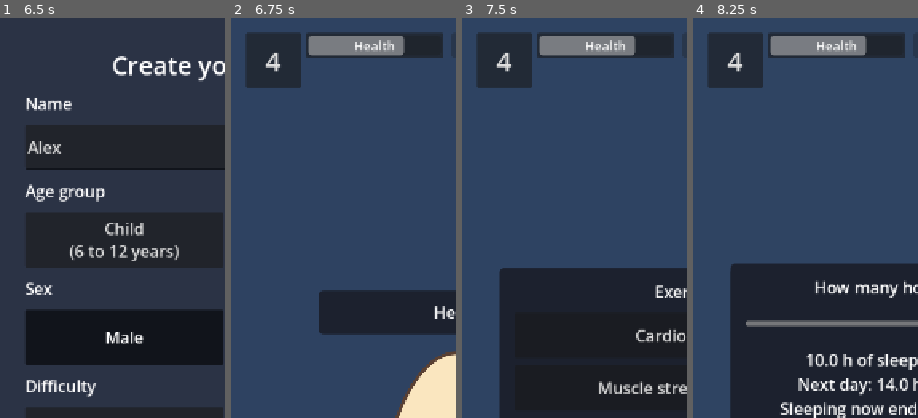
Above: before the commit, frames 1-4 (left to right).
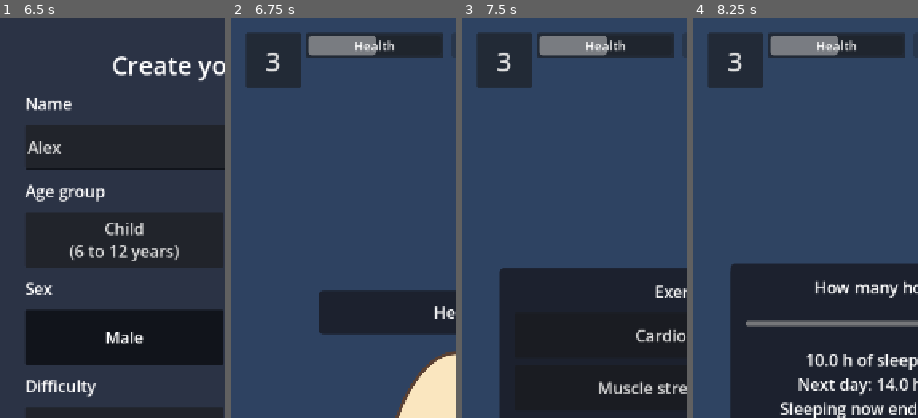
Above: after the commit, the same moments.

Repository: RomesQuiet/bio-streams-CMP
Game: Godot game, scene res://scenes/main.tscn
Two runs of this game, one before a commit and one after it. Both use one fixed random seed, a clock stepped at 60 frames per second and the inputs below.
Inputs (mouse positions are % of the whole screen's width and height, from its top left):
- Up to frame 1 (6.5 s): click (50, 16) at 0.52 s; type "Alex" at 0.6 s; click "Easy" at 1.25 s; click "Easy" at 2 s; click "Normal" at 2.75 s; click "Normal" at 3.5 s; click "Child (6 to 12 years)" at 4.25 s; click "Teenager (13 to 18 years)" at 5 s; click "Male" at 5.75 s
- Up to frame 2 (6.75 s): click "Start" at 6.5 s
- Up to frame 3 (7.5 s): click "Exercise" at 7.25 s
- Up to frame 4 (8.25 s): click "Sleep" at 8 s
The pictures show only the part of the screen within x 0-50%, y 0-50%; the shares and areas given below are measured in that part.

Frame 1 is identical in both runs. In frame 2, 0.8% of the frame differs, in the area x 15-78%, y 4-14%; in frame 3, 0.8%; in frame 4, 0.8%.

Commit message:
Milestone 3, Task 2: starting values per difficulty

Diff:
--- a/data/config.json
+++ b/data/config.json
@@ -30,12 +30,9 @@
 	},
 
 	"measures": {
+		"_comment": "The starting physical, mental and sleep measures and muscle come from the chosen difficulty (section difficulties).",
 		"health_min": 1,
 		"health_max": 5,
-		"physical_start": 0.5,
-		"mental_start": 0.5,
-		"sleep_start": 1.0,
-		"muscle_start": { "value": 0.5, "placeholder": true, "comment": "Muscle strength, 0 to 1." },
 		"calories_spent_start": { "value": 0, "placeholder": true, "comment": "Total kcal spent by exercise so far. Whether it resets each day is not decided." },
 		"hunger_start": { "value": 0.0, "placeholder": true, "comment": "0 = full, 1 = starving." }
 	},
@@ -47,11 +44,48 @@
 		"measure_loss_per_avatar_hour_awake": { "value": 0.05, "placeholder": true, "comment": "Sleep measure lost per avatar hour awake (a 14 h day loses 0.7)." }
 	},
 
-	"health_weights": {
-		"_comment": "Placeholder health formula: weighted average of the three measures (0 to 1), mapped to health_min..health_max. Health always equals this formula, so it rises and falls with the measures. Sleep has the largest weight because it affects the other measures the most.",
-		"physical": { "value": 1.0, "placeholder": true },
-		"mental": { "value": 1.0, "placeholder": true },
-		"sleep": { "value": 1.5, "placeholder": true }
+	"health_formula": {
+		"_comment": "Weighted power mean (CLAUDE.md, Health calculation): C = (w_P*P^p + w_M*M^p + w_S*S^p)^(1/p), with the weights divided by their sum. Health = health_min + (health_max - health_min) * C. p = 1 is the ordinary average; p near 0 is the geometric mean (the weakest measure pulls everything down). For now health always equals this formula; Milestone 3 Task 5 makes it move toward it once per avatar day.",
+		"p": { "value": 0.5, "placeholder": true },
+		"weight_physical": { "value": 1.0, "placeholder": true, "comment": "Equal weights = 1/3 each." },
+		"weight_mental": { "value": 1.0, "placeholder": true },
+		"weight_sleep": { "value": 1.0, "placeholder": true }
+	},
+
+	"physical_measure": {
+		"_comment": "Physical measure (built in Milestone 3 Task 5) = mix of fitness, muscle and a weight score. The weight score is 1 while the WHO BMI-for-age z-score is between -full_within_z and +full_within_z, and falls to 0 at +-zero_at_z along the curve t^curve_power, where t goes in a straight line from 1 (at full_within_z) to 0 (at zero_at_z). curve_power 1 is a straight line; 2 makes the score fall faster just above the healthy range (at z = +2, obesity, the score is 0.25 instead of 0.5) and keeps the starting fitness in order from Easy to Very hard. Used now to choose the starting body states of each difficulty.",
+		"weight_fitness": { "value": 1.0, "placeholder": true, "comment": "Equal thirds." },
+		"weight_muscle": { "value": 1.0, "placeholder": true },
+		"weight_weight_score": { "value": 1.0, "placeholder": true },
+		"weight_score_full_within_z": { "value": 1.0, "placeholder": true },
+		"weight_score_zero_at_z": { "value": 3.0, "placeholder": true },
+		"weight_score_curve_power": { "value": 2.0, "placeholder": true, "comment": "1 = straight line. Curve shapes are not decided yet." }
+	},
+
+	"recommended_sleep": {
+		"_comment": "Recommended sleep per 24 h for each age group (CLAUDE.md).",
+		"child": { "min_hours": 9, "max_hours": 12, "placeholder": true, "comment": "6 to 12 years, reference age 10." },
+		"teenager": { "min_hours": 8, "max_hours": 10, "placeholder": true, "comment": "13 to 18 years, reference age 14." }
+	},
+
+	"difficulties": {
+		"_comment": "Starting values per difficulty (all placeholders). physical, mental and sleep are the starting measures; starting health is calculated from them with health_formula, never typed in. weight_z is the WHO BMI-for-age z-score and stays fixed until food exists. habit_change_cost multiplies how much changing habits fast lowers mental health (1 = normal, lower = cheaper). The body states are chosen so that on day 1 they give the starting measures: (fitness + muscle + weight score) / 3 = physical, mood = mental, sleep_debt = 0. usual_habits are habit scores (0 to 1): sleep = starting sleep measure, activity = fitness, strength = muscle, screens = starting mental measure, so the body states do not drift on their own.",
+		"easy": { "physical": 0.75, "mental": 0.75, "sleep": 0.75, "weight_z": 0.0, "habit_change_cost": 1.0,
+			"fitness": 0.625, "muscle": 0.625, "mood": 0.75, "sleep_debt": 0.0,
+			"usual_habits": { "sleep": 0.75, "activity": 0.625, "strength": 0.625, "screens": 0.75 },
+			"placeholder": true, "comment": "Health about 4." },
+		"normal": { "physical": 0.5, "mental": 0.5, "sleep": 0.5, "weight_z": 1.0, "habit_change_cost": 1.0,
+			"fitness": 0.25, "muscle": 0.25, "mood": 0.5, "sleep_debt": 0.0,
+			"usual_habits": { "sleep": 0.5, "activity": 0.25, "strength": 0.25, "screens": 0.5 },
+			"placeholder": true, "comment": "Health 3." },
+		"hard": { "physical": 0.15, "mental": 0.3, "sleep": 0.3, "weight_z": 2.2, "habit_change_cost": 0.5,
+			"fitness": 0.145, "muscle": 0.145, "mood": 0.3, "sleep_debt": 0.0,
+			"usual_habits": { "sleep": 0.3, "activity": 0.145, "strength": 0.145, "screens": 0.3 },
+			"placeholder": true, "comment": "Health about 2. Habit changes are cheap." },
+		"very_hard": { "physical": 0.05, "mental": 0.05, "sleep": 0.1, "weight_z": 3.2, "habit_change_cost": 2.0,
+			"fitness": 0.075, "muscle": 0.075, "mood": 0.05, "sleep_debt": 0.0,
+			"usual_habits": { "sleep": 0.1, "activity": 0.075, "strength": 0.075, "screens": 0.05 },
+			"placeholder": true, "comment": "Health about 1.3, shown as level 1. Changing habits fast is expensive." }
 	},
 
 	"xp": {
@@ -75,7 +109,8 @@
 
 	"defaults": {
 		"language": { "value": "pt", "placeholder": true, "comment": "Starting language until settings exist. pt or en." },
-		"avatar_name": { "value": "", "placeholder": true, "comment": "Set on the avatar creation screen." }
+		"avatar_name": { "value": "", "placeholder": true, "comment": "Set on the avatar creation screen." },
+		"difficulty": { "value": "normal", "placeholder": true, "comment": "Starting values used before the player chooses a difficulty." }
 	},
 
 	"creation": {
--- a/scripts/autoload/game_state.gd
+++ b/scripts/autoload/game_state.gd
@@ -58,13 +58,11 @@
 		print_state()
 
 
-## Sets every value to its start value from Config (new avatar).
+## Sets every value to its start value from Config (new avatar). Until the player
+## chooses a difficulty, the default difficulty's starting values are used.
 func reset() -> void:
-	physical = Config.get_float("measures.physical_start")
-	mental = Config.get_float("measures.mental_start")
-	sleep = Config.get_float("measures.sleep_start")
+	_apply_difficulty_start(Config.get_string("defaults.difficulty"))
 	hunger = Config.get_float("measures.hunger_start")
-	muscle = Config.get_float("measures.muscle_start")
 	calories_spent = Config.get_float("measures.calories_spent_start")
 	tired = false
 	health = calculate_health()
@@ -120,6 +118,27 @@
 	changed.emit()
 
 
+## Called by the creation screen's Start button: stores the choices and sets the
+## starting values of the chosen difficulty. Starting health is calculated from them.
+func start_new_avatar(new_name: String, new_age_group: String, new_sex: String, new_difficulty: String) -> void:
+	avatar_name = new_name
+	age_group = new_age_group
+	sex = new_sex
+	difficulty = new_difficulty
+	_apply_difficulty_start(difficulty)
+	health = calculate_health()
+	changed.emit()
+
+
+## Starting measures and muscle of a difficulty (section difficulties in config).
+func _apply_difficulty_start(difficulty_id: String) -> void:
+	var path := "difficulties." + difficulty_id
+	physical = Config.get_float(path + ".physical")
+	mental = Config.get_float(path + ".mental")
+	sleep = Config.get_float(path + ".sleep")
+	muscle = Config.get_float(path + ".muscle")
+
+
 ## True once the avatar has been created (name, age group, sex and difficulty chosen).
 func is_created() -> bool:
 	return has_all_choices(to_dict())
@@ -134,20 +153,53 @@
 	return true
 
 
-## Placeholder health formula: weighted average of the three measures,
-## mapped from 0..1 to health_min..health_max. Weights are in config.
+## Health from the current measures.
 func calculate_health() -> float:
-	var w_physical := Config.get_float("health_weights.physical")
-	var w_mental := Config.get_float("health_weights.mental")
-	var w_sleep := Config.get_float("health_weights.sleep")
-	var total_weight := w_physical + w_mental + w_sleep
+	return health_from_measures(physical, mental, sleep)
+
+
+## Weighted power mean of the three measures (section health_formula in config),
+## mapped from 0..1 to health_min..health_max.
+func health_from_measures(p_physical: float, p_mental: float, p_sleep: float) -> float:
+	var values := [clampf(p_physical, 0.0, 1.0), clampf(p_mental, 0.0, 1.0), clampf(p_sleep, 0.0, 1.0)]
+	var weights := [Config.get_float("health_formula.weight_physical"),
+			Config.get_float("health_formula.weight_mental"), Config.get_float("health_formula.weight_sleep")]
+	var total_weight: float = weights[0] + weights[1] + weights[2]
 	if total_weight <= 0.0:
 		push_error("GameState: health weights must add up to more than 0")
 		return health
-	var average := (physical * w_physical + mental * w_mental + sleep * w_sleep) / total_weight
+	var p := Config.get_float("health_formula.p")
+	var combined := 0.0
+	if is_zero_approx(p):
+		# p = 0 is the geometric mean.
+		for i in 3:
+			combined += weights[i] / total_weight * log(values[i])
+		combined = exp(combined)
+	else:
+		for i in 3:
+			combined += weights[i] / total_weight * pow(values[i], p)
+		combined = pow(combined, 1.0 / p)
 	var health_min := Config.get_float("measures.health_min")
 	var health_max := Config.get_float("measures.health_max")
-	return lerpf(health_min, health_max, clampf(average, 0.0, 1.0))
+	return lerpf(health_min, health_max, clampf(combined, 0.0, 1.0))
+
+
+## Weight score (0 to 1) from the WHO BMI-for-age z-score: 1 near the median,
+## falling to 0 along a curve (section physical_measure in config).
+func weight_score(weight_z: float) -> float:
+	var full := Config.get_float("physical_measure.weight_score_full_within_z")
+	var zero := Config.get_float("physical_measure.weight_score_zero_at_z")
+	var power := Config.get_float("physical_measure.weight_score_curve_power")
+	return pow(clampf((zero - absf(weight_z)) / (zero - full), 0.0, 1.0), power)
+
+
+## Physical measure from the body states: weighted mix of fitness, muscle and weight score.
+func physical_from_body(fitness: float, muscle_value: float, weight_z: float) -> float:
+	var w_fitness := Config.get_float("physical_measure.weight_fitness")
+	var w_muscle := Config.get_float("physical_measure.weight_muscle")
+	var w_weight := Config.get_float("physical_measure.weight_weight_score")
+	return (w_fitness * fitness + w_muscle * muscle_value + w_weight * weight_score(weight_z)) \
+			/ (w_fitness + w_muscle + w_weight)
 
 
 ## Called by the Clock as avatar time passes.
--- a/scripts/ui/creation.gd
+++ b/scripts/ui/creation.gd
@@ -85,11 +85,7 @@
 
 
 func _on_start_pressed() -> void:
-	GameState.avatar_name = name_edit.text.strip_edges()
-	GameState.age_group = _age_group
-	GameState.sex = _sex
-	GameState.difficulty = _difficulty
-	GameState.changed.emit()
+	GameState.start_new_avatar(name_edit.text.strip_edges(), _age_group, _sex, _difficulty)
 	# Unpausing is a key moment, so the new game is saved here.
 	Clock.set_paused(false)
 	get_tree().change_scene_to_file(MAIN_SCENE)
--- a/tests/creation_test.gd
+++ b/tests/creation_test.gd
@@ -45,6 +45,8 @@
 	_check("sex stored", game_state.sex == "female")
 	_check("difficulty stored", game_state.difficulty == "very_hard")
 	_check("the avatar is created", game_state.is_created())
+	_check("Very hard starting measures are used", is_equal_approx(game_state.physical, 0.05)
+			and is_equal_approx(game_state.mental, 0.05) and is_equal_approx(game_state.sleep, 0.1))
 	_check("game time runs again after Start", not clock.paused)
 
 	print("%s (%d failed)" % ["ALL PASSED" if _failures == 0 else "SOME FAILED", _failures])
--- /dev/null
+++ b/tests/difficulty_test.gd
@@ -0,0 +1,64 @@
+extends SceneTree
+## Starting values per difficulty (Milestone 3, Task 2). Run from the project folder:
+##   Godot --headless --path . -s res://tests/difficulty_test.gd
+## Prints the starting measures and health of each difficulty. Nothing is saved.
+
+## Starting health the task asks for, and how far the result may be from it.
+const EXPECTED_HEALTH := {"easy": 4.0, "normal": 3.0, "hard": 2.0, "very_hard": 1.3}
+const HEALTH_TOLERANCE := 0.05
+const TOLERANCE := 0.0001
+
+var _failures := 0
+
+
+func _process(_delta: float) -> bool:
+	var save_game: Node = root.get_node("SaveGame")
+	save_game.save_path = "user://test_save.json"
+	save_game.use_web_storage = false
+	save_game.auto_save_enabled = false
+	var gs: Node = root.get_node("GameState")
+	var config: Node = root.get_node("Config")
+	root.get_node("Activities").reset()
+	gs.reset()
+	root.get_node("Clock").reset()
+
+	_check("before choosing, the Normal values are used", is_equal_approx(gs.health, 3.0))
+	print("difficulty  physical mental sleep  weight_z  physical from body  health  level")
+	for id in EXPECTED_HEALTH:
+		gs.start_new_avatar("Test", "child", "female", id)
+		var path: String = "difficulties." + id
+		var body_physical: float = gs.physical_from_body(config.get_float(path + ".fitness"),
+				config.get_float(path + ".muscle"), config.get_float(path + ".weight_z"))
+		print("%-10s  %.2f     %.2f   %.2f   %+.1f      %.3f               %.2f    %d" % [
+				id, gs.physical, gs.mental, gs.sleep, config.get_float(path + ".weight_z"),
+				body_physical, gs.health, gs.health_level])
+		_check("%s: starting health about %.1f" % [id, EXPECTED_HEALTH[id]],
+				absf(gs.health - EXPECTED_HEALTH[id]) <= HEALTH_TOLERANCE)
+		_check("%s: body states give the starting physical measure" % id, absf(body_physical - gs.physical) < TOLERANCE)
+		_check("%s: mood equals the starting mental measure" % id,
+				is_equal_approx(config.get_float(path + ".mood"), gs.mental))
+		_check("%s: no sleep debt at the start" % id, is_zero_approx(config.get_float(path + ".sleep_debt")))
+	_check("Very hard is shown as level 1", gs.health_level == 1)
+	var previous_fitness := INF
+	for id in EXPECTED_HEALTH:
+		var fitness: float = config.get_float("difficulties." + id + ".fitness")
+		_check("%s: starting fitness is not higher than the easier difficulty" % id, fitness <= previous_fitness)
+		previous_fitness = fitness
+
+	_check("child sleep range 9 to 12 h", config.get_float("recommended_sleep.child.min_hours") == 9.0
+			and config.get_float("recommended_sleep.child.max_hours") == 12.0)
+	_check("teenager sleep range 8 to 10 h", config.get_float("recommended_sleep.teenager.min_hours") == 8.0
+			and config.get_float("recommended_sleep.teenager.max_hours") == 10.0)
+	# CLAUDE.md rounds this example to 2.9; the exact value is 2.85.
+	_check("example from CLAUDE.md: 0.9, 0.6, 0.1 gives health 2.85",
+			absf(gs.health_from_measures(0.9, 0.6, 0.1) - 2.85) < 0.01)
+
+	print("%s (%d failed)" % ["ALL PASSED" if _failures == 0 else "SOME FAILED", _failures])
+	quit(1 if _failures > 0 else 0)
+	return true
+
+
+func _check(name: String, ok: bool) -> void:
+	if not ok:
+		_failures += 1
+	print("%s: %s" % ["PASS" if ok else "FAIL", name])
Not shown, added: tests/difficulty_test.gd.uid
Not shown, changed: CLAUDE.md
Not shown, changed: MILESTONE_3.md
Not shown, changed: README.md
